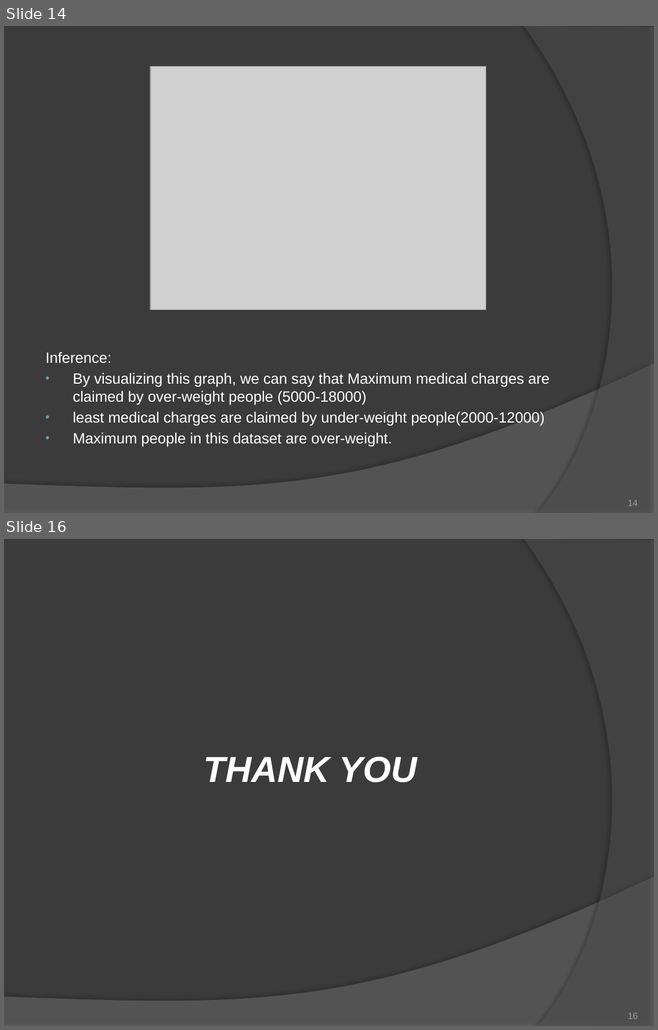
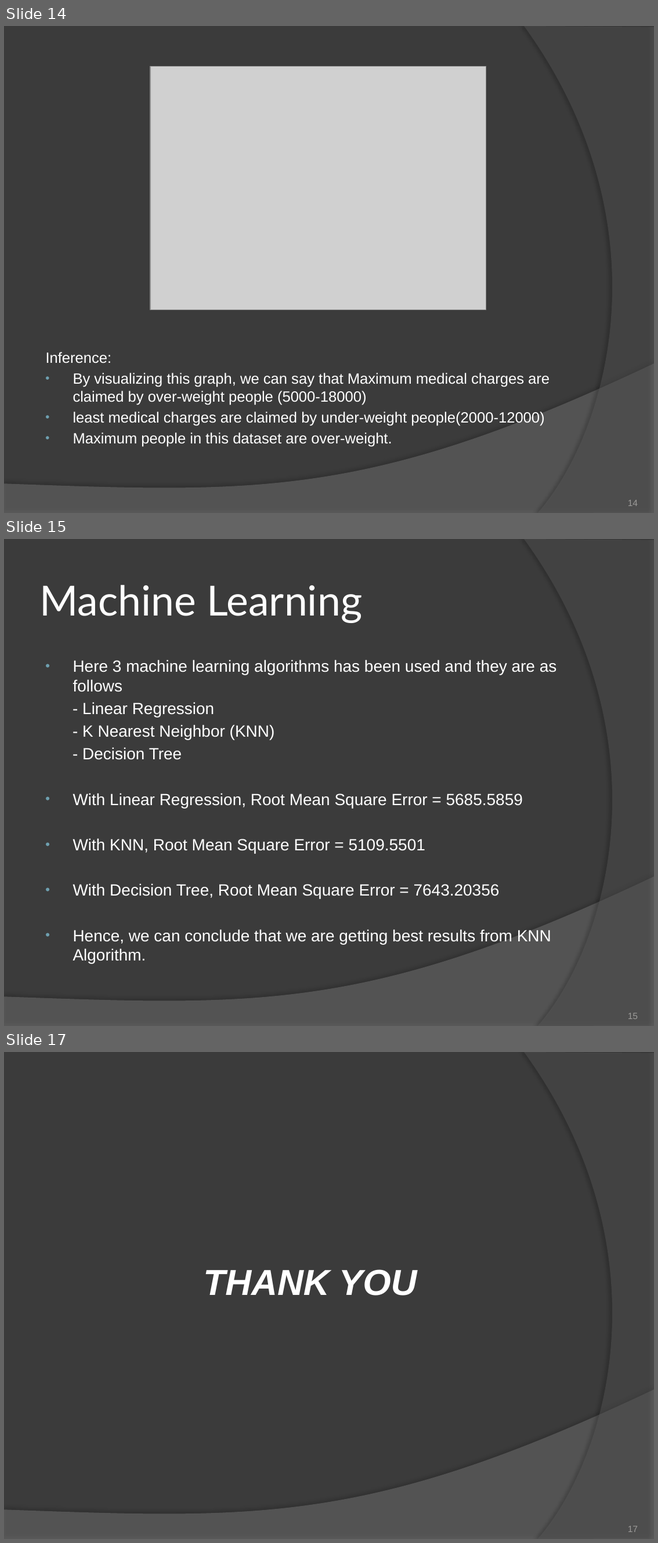
Before and after one commit to JoyitaH/Project, a slide deck: Medical Insurance.pptx. Shown one above the other, each under a label of ours: slides 14 and 16 before the commit, slides 14, 15 and 17 after it; the slides between them are not shown. The pictures are 658x1030 and 658x1543 pixels, drawn with LibreOffice and Linux fonts; fonts in the diff are those of the drawing; grey boxes stand for pictures. Boxes give left, top, right and bottom in pixels: in the first picture for what was removed or moved away, otherwise in the second. Text is boxed around its words. In the diff, an @@ line names an element or a change of style, - is before the commit and + after.

```diff
--- a/Medical Insurance.pptx
+++ b/Medical Insurance.pptx
@@ slide 15 added at [4, 539, 654, 1026], background #3B3B3B; not listed: 2 template elements that a slide beside it also shows @@
@@ title added at [40, 585, 362, 623], 46 pt, text #FFFFFF @@
+Machine Learning
@@ text added at [73, 660, 557, 964], 18 pt, text #FFFFFF @@
+• Here 3 machine learning algorithms has been used and they are as follows
+- Linear Regression
+- K Nearest Neighbor (KNN)
+- Decision Tree
+• With Linear Regression, Root Mean Square Error = 5685.5859
+• With KNN, Root Mean Square Error = 5109.5501
+• With Decision Tree, Root Mean Square Error = 7643.20356
+• Hence, we can conclude that we are getting best results from KNN Algorithm.
@@ page number added at [628, 1013, 637, 1019], 10 pt, text #9D9B9A @@
+15
@@ what was slide 16 is now slide 17 @@
@@ page number at [628, 1526, 637, 1532]: text changed @@
-16
+17
```
Also in this commit, not shown: 1 slide changed, 2 other files.
